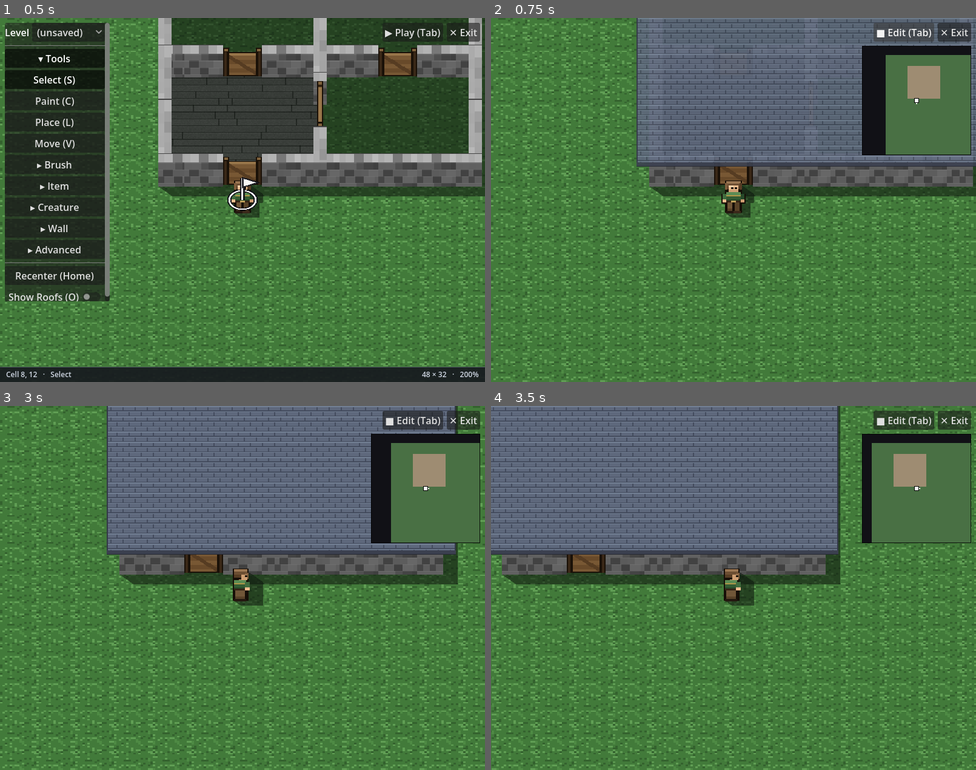
Above: before the commit, frames 1-4 (two rows, left to right).
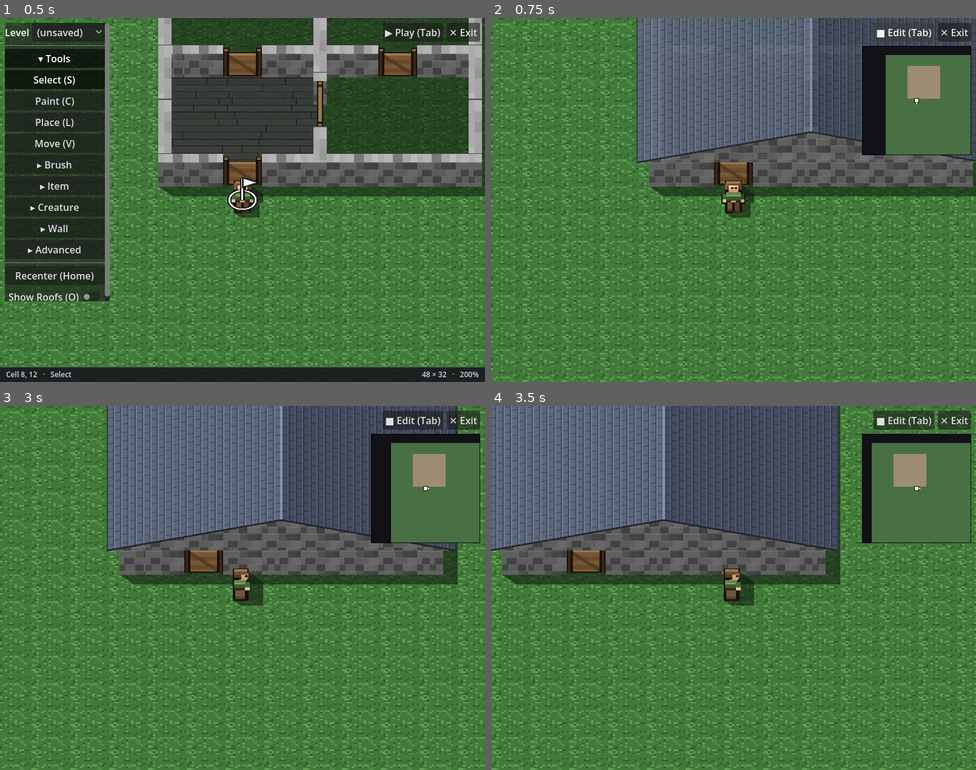
Above: after the commit, the same moments.

Repository: Malcolm-Malloy/grid-quest
Game: Godot game, scene res://main.tscn
Same seed, same stepped clock (60 frames per second), same inputs: the game is played once before the commit and once after it.
Inputs (mouse positions are in pixels of both pictures, inside the frame that each line leads up to):
- Up to frame 1 (0.5 s): no input
- Up to frame 2 (0.75 s): click "▶ Play (Tab)" at 0.5 s
- Up to frame 3 (3 s): click "■ Edit (Tab)" at 1.25 s; click "▶ Play (Tab)" at 2 s; tap Enter at 2.75 s; move the mouse to (349, 569) at 2.77 s; hold Right (ui_right) from 2.78 s (still down); tap Delete at 2.85 s; click (349, 569) at 2.92 s
- Up to frame 4 (3.5 s): keep holding Right (ui_right)

Frame 1 is identical in both runs. In frame 2, 10% of the frame differs, in the area x 30-100%, y 0-41%; in frame 3, 12%; in frame 4, 16%, in the area x 0-72%, y 0-41%.

Commit message:
Roofs: a gable with the point facing the camera
Each footprint row rises to a north-south ridge; the slopes are lit
(west) and shaded (east) top faces, and the gable end is a front face
in the building's own wall texture, trimmed to the front wall. Capture
gains GQ_ZOOM and GQ_NODIALOG.

Co-Authored-By: Claude Opus 5.5 <noreply@anthropic.com>

Diff:
--- a/dev/capture.gd
+++ b/dev/capture.gd
@@ -589,6 +589,16 @@
 	if delay <= 0.0:
 		delay = 0.8
 	await get_tree().create_timer(delay).timeout
+	# GQ_ZOOM="1.0" sets the camera zoom (the default is 2x), to frame a whole building. Applied last, as
+	# entering PLAY re-frames the camera.
+	if OS.get_environment("GQ_ZOOM") != "":
+		var z := float(OS.get_environment("GQ_ZOOM"))
+		main.get_node("Camera2D").zoom = Vector2(z, z)
+	# GQ_NODIALOG=1 hides any open dialog (e.g. a real autosave-recovery prompt) so it can't cover the shot
+	if OS.get_environment("GQ_NODIALOG") == "1":
+		for win in main.find_children("*", "AcceptDialog", true, false):
+			(win as Window).hide()
+		await get_tree().process_frame
 	await RenderingServer.frame_post_draw
 
 	var out := OS.get_environment("GQ_OUT")
--- a/world/roofs.gd
+++ b/world/roofs.gd
@@ -6,10 +6,20 @@
 # covers the whole footprint and hides (a quick fade) while the player stands inside the building, so the
 # interior shows; every other building keeps its roof.
 #
-# Top/front perspective (see the asset perspective model): the roof sits at wall-cap height, so each
-# footprint cell's roof is lifted by WallSegment.WALL_HEIGHT, and a cell on the building's SOUTH edge stops
-# at the bottom of the wall cap, then drops a shaded eave. The south walls' front faces (and their doors)
-# stay visible below the eave, the way a house reads from the front.
+# THE SHAPE: a GABLE with its ridge running NORTH-SOUTH, so the point faces the camera (decided with the
+# user 2026-09-29). Drawn in the top/front perspective (see the asset perspective model):
+#   - The eaves sit at wall-cap height: each footprint cell's roof is lifted by WallSegment.WALL_HEIGHT, and
+#     on the building's SOUTH edge the roof stops at the bottom of the wall cap, so the front walls' faces
+#     (and their doors) stay visible below it.
+#   - Each ROW of the footprint rises from its west and east ends to a ridge down its middle: height grows
+#     by PITCH per pixel inward, and height is drawn as an upward shift, like a wall's cap sits above its
+#     cell. So the roof's north edge pokes up in a "^" and the ridge runs down the centre.
+#   - The two slopes are TOP faces seen from above: the west slope catches the light (the world is lit from
+#     the upper left, which is why shadows fall to the lower right) and the east slope is shaded.
+#   - The GABLE END is a south-facing FRONT face: the triangle between the roof's south edge and the eave
+#     line, filled with that building's own wall texture and colour at the walls' FACE_SHADE, trimmed with
+#     a dark barge board. Rows are drawn north to south, so a nearer section overlaps a farther one, and
+#     wherever a row stands taller than the row in front of it (an L or a U), its gable face shows too.
 #
 # A room ringed by any see-through fence is a pen or paddock, not a building, and gets no roof.
 #
@@ -21,7 +31,7 @@
 const CELL := Grid.CELL
 const LIFT := WallSegment.WALL_HEIGHT       # the roof sits on the wall caps, this far above the cell
 const CAP_BOTTOM := 4.0                     # a wall cap ends this far below its cell's top (WallSegment)
-const EAVE := 5.0                           # depth of the shaded eave hanging below a south-edge cap
+const PITCH := 0.25                         # roof rise per pixel of run (drawn as an upward shift)
 const FADE := 0.2                           # seconds for a roof to fade fully in or out
 const ROW := 6                              # shingle row height (px, World space)
 const SHINGLE := 10                         # shingle width
@@ -31,8 +41,10 @@
 const SLATE_LIT := Color(0.45, 0.50, 0.58)  # the top lip of each shingle row catches the light
 const SLATE_SEAM := Color(0.27, 0.30, 0.37) # the shadowed bottom of a row and the gaps between shingles
 const EDGE := Color(0.20, 0.22, 0.28)       # outline where the roof ends (north / east / west)
-const EAVE_FACE := Color(0.23, 0.25, 0.31)
-const EAVE_DRIP := Color(0.15, 0.16, 0.20)
+const RIDGE := Color(0.52, 0.57, 0.65)      # the ridge cap, lit along its top
+const BARGE := Color(0.14, 0.15, 0.19)      # the trim along a gable end's sloping edges
+const SLOPE_LIT := Color(1, 1, 1)           # west slope, facing the light
+const SLOPE_SHADE := Color(0.72, 0.72, 0.76) # east slope, turned away from it
 
 signal show_in_edit_changed(on: bool)
 
@@ -108,6 +120,8 @@
 	for cells: Dictionary in groups.values():
 		var p := RoofPiece.new()
 		p.cells = cells
+		p.faces = _gable_faces(cells)
+		p.face_clip = _face_clip(cells)
 		p.alpha = _target_shown()
 		add_child(p)
 		_pieces.append(p)
@@ -127,6 +141,44 @@
 					out[n] = true
 	return out
 
+# the [texture, colour] a gable face above each footprint cell is made of: the building's own wall. A wall
+# cell uses itself; a floor or door cell borrows the nearest wall along its row (west first).
+func _gable_faces(cells: Dictionary) -> Dictionary:
+	var out := {}
+	for c: Vector2i in cells:
+		var w := c
+		for step in [0, -1, 1, -2, 2, -3, 3, -4, 4, -6, 6, -8, 8, -12, 12]:
+			var n := c + Vector2i(step, 0)
+			if cells.has(n) and _topo.is_wall(n):
+				w = n
+				break
+		var mat := _obstacles.get_wall_material(w) if _topo.is_wall(w) else "stone"
+		if WallSegment.FENCE.has(mat):
+			mat = "stone"
+		var tex: Texture2D = WallSegment.MATERIALS.get(mat, WallSegment.MATERIALS["stone"])[0]
+		var col := _obstacles.get_wall_color(w) if _topo.is_wall(w) else Color.WHITE
+		out[c] = [tex, Color(col.r * WallSegment.FACE_SHADE, col.g * WallSegment.FACE_SHADE, col.b * WallSegment.FACE_SHADE)]
+	return out
+
+# the side walls are thin rails inside their cells, so the front wall's face stops short of the footprint's
+# west and east edges. A gable face is that wall carried up, so it stops at the same x: for each front
+# (south-edge) cell at the end of a row run, the x range its wall piece actually covers.
+func _face_clip(cells: Dictionary) -> Dictionary:
+	var out := {}
+	for c: Vector2i in cells:
+		if cells.has(c + Vector2i.DOWN) or not _topo.is_wall(c):
+			continue
+		if cells.has(c + Vector2i.LEFT) and cells.has(c + Vector2i.RIGHT):
+			continue
+		var lo := INF
+		var hi := -INF
+		for r: Rect2 in _obstacles.wall_piece_rects({c: true}):
+			lo = minf(lo, r.position.x)
+			hi = maxf(hi, r.end.x)
+		if lo < hi:
+			out[c] = Vector2(lo, hi)
+	return out
+
 func _is_fence(c: Vector2i) -> bool:
 	return _topo.is_wall(c) and WallSegment.FENCE.has(_obstacles.get_wall_material(c))
 
@@ -139,22 +191,23 @@
 static func _union(parent: Array, a: int, b: int) -> void:
 	parent[_find(parent, a)] = _find(parent, b)
 
-# one shingle repeat: two rows (the second staggered by half a shingle), each with a lit top lip, a
-# shadowed bottom seam and a gap on the left of every shingle. Built once, shared by every roof.
+# one shingle repeat for a slope, laid in SLOPE space: u runs from the eave up toward the ridge, v along
+# the ridge. Two courses (the second's joints staggered by half a shingle), each with a lit lip at its
+# lower edge, a shadowed seam at its upper edge and a joint between shingles. Built once, shared.
 static var _tile: ImageTexture
 
 static func shingle_tile() -> ImageTexture:
 	if _tile != null:
 		return _tile
-	var img := Image.create(SHINGLE, ROW * 2, false, Image.FORMAT_RGBA8)
+	var img := Image.create(ROW * 2, SHINGLE, false, Image.FORMAT_RGBA8)
 	img.fill(SLATE)
-	for row in 2:
-		var y0 := row * ROW
-		for x in SHINGLE:
-			img.set_pixel(x, y0, SLATE_LIT)
-			img.set_pixel(x, y0 + ROW - 1, SLATE_SEAM)
-		for y in range(y0 + 1, y0 + ROW - 1):
-			img.set_pixel((STAGGER * row) % SHINGLE, y, SLATE_SEAM)
+	for course in 2:
+		var u0 := course * ROW
+		for v in SHINGLE:
+			img.set_pixel(u0, v, SLATE_LIT)
+			img.set_pixel(u0 + ROW - 1, v, SLATE_SEAM)
+		for u in range(u0 + 1, u0 + ROW - 1):
+			img.set_pixel(u, (STAGGER * course) % SHINGLE, SLATE_SEAM)
 	_tile = ImageTexture.create_from_image(img)
 	return _tile
 
@@ -196,26 +249,157 @@
 		else:
 			visibility_layer &= ~FloorHighlightMask.MASK_BIT
 
+	# per footprint cell: [texture, colour] for a gable face above it (see Roofs._gable_faces)
+	var faces: Dictionary = {}
+	# front cells at a run's end -> Vector2(x0, x1), the x range their wall face covers (Roofs._face_clip)
+	var face_clip: Dictionary = {}
+	var _spans: Dictionary = {} # cell -> Vector2(west x, east x) of its row's run, in World px
+
 	func _draw() -> void:
+		_spans = _row_spans()
+		var rows := {}
 		for c: Vector2i in cells:
-			var x := float(c.x * CELL)
-			var top := float(c.y * CELL)
-			var south_edge := not cells.has(c + Vector2i.DOWN)
-			var y0 := top - LIFT
-			var y1 := top + CAP_BOTTOM if south_edge else top + CELL - LIFT
-			_shingles(Rect2(x, y0, CELL, y1 - y0))
+			rows[c.y] = true
+		var order := rows.keys()
+		order.sort() # north to south: nearer rows draw over farther ones
+		for y: int in order:
+			for c: Vector2i in cells:
+				if c.y == y:
+					_draw_slopes(c)
+			for c: Vector2i in cells:
+				if c.y == y:
+					_draw_face(c)
+
+	# every row of the footprint split into its contiguous runs; each cell maps to its run's [west, east]
+	func _row_spans() -> Dictionary:
+		var out := {}
+		for c: Vector2i in cells:
+			if out.has(c):
+				continue
+			var w := c.x
+			while cells.has(Vector2i(w - 1, c.y)):
+				w -= 1
+			var e := c.x
+			while cells.has(Vector2i(e + 1, c.y)):
+				e += 1
+			var span := Vector2(w * CELL, (e + 1) * CELL)
+			for x in range(w, e + 1):
+				out[Vector2i(x, c.y)] = span
+		return out
+
+	# the roof's height (as an upward shift, px) at World x over cell `c`'s row run; 0 off the footprint
+	func _h(c: Vector2i, x: float) -> float:
+		if not _spans.has(c):
+			return 0.0
+		var sp: Vector2 = _spans[c]
+		return maxf(minf(x - sp.x, sp.y - x), 0.0) * PITCH
+
+	func _ridge_x(c: Vector2i) -> float:
+		var sp: Vector2 = _spans[c]
+		return (sp.x + sp.y) / 2.0
+
+	# the eave line (roof height 0) at the north and south of cell `c`, in World y
+	func _eave_top(c: Vector2i) -> float:
+		return c.y * CELL - LIFT
+
+	func _eave_bottom(c: Vector2i) -> float:
+		var top := float(c.y * CELL)
+		return top + CAP_BOTTOM if not cells.has(c + Vector2i.DOWN) else top + CELL - LIFT
+
+	# cell `c`'s x range cut at its ridge, if the ridge crosses it
+	func _cuts(c: Vector2i) -> Array[float]:
+		var a := float(c.x * CELL)
+		var b := a + CELL
+		var out: Array[float] = [a]
+		var rx := _ridge_x(c)
+		if rx > a and rx < b:
+			out.append(rx)
+		out.append(b)
+		return out
+
+	func _draw_slopes(c: Vector2i) -> void:
+		var y0 := _eave_top(c)
+		var y1 := _eave_bottom(c)
+		var sp: Vector2 = _spans[c]
+		var rx := _ridge_x(c)
+		var xs := _cuts(c)
+		for i in xs.size() - 1:
+			var p := xs[i]
+			var q := xs[i + 1]
+			var west := q <= rx
+			var hp := _h(c, p)
+			var hq := _h(c, q)
+			var pts := PackedVector2Array([Vector2(p, y0 - hp), Vector2(q, y0 - hq), Vector2(q, y1 - hq), Vector2(p, y1 - hp)])
+			# slope space: u from this side's eave toward the ridge, v along the ridge (World y)
+			var up := (p - sp.x) if west else (sp.y - p)
+			var uq := (q - sp.x) if west else (sp.y - q)
+			var tw := float(ROW * 2)
+			var th := float(SHINGLE)
+			var uvs := PackedVector2Array([Vector2(up / tw, y0 / th), Vector2(uq / tw, y0 / th),
+					Vector2(uq / tw, y1 / th), Vector2(up / tw, y1 / th)])
+			draw_colored_polygon(pts, SLOPE_LIT if west else SLOPE_SHADE, uvs, Roofs.shingle_tile())
 			if not cells.has(c + Vector2i.UP):
-				draw_rect(Rect2(x, y0, CELL, 1), EDGE)
-			if not cells.has(c + Vector2i.LEFT):
-				draw_rect(Rect2(x, y0, 1, y1 - y0), EDGE)
-			if not cells.has(c + Vector2i.RIGHT):
-				draw_rect(Rect2(x + CELL - 1, y0, 1, y1 - y0), EDGE)
-			if south_edge:
-				draw_rect(Rect2(x, y1, CELL, EAVE - 1), EAVE_FACE)
-				draw_rect(Rect2(x, y1 + EAVE - 1, CELL, 1), EAVE_DRIP)
-
-	# slate shingles over `r`, sampled from a tile anchored at the World origin so neighbouring cells join
-	# seamlessly (WallSegment._stamp's trick): one draw per cell instead of one per shingle
-	func _shingles(r: Rect2) -> void:
-		var src := Rect2(fposmod(r.position.x, SHINGLE), fposmod(r.position.y, ROW * 2), r.size.x, r.size.y)
-		draw_texture_rect_region(Roofs.shingle_tile(), r, src)
+				draw_line(pts[0], pts[1], EDGE, 1.0) # the roof's far (north) edge
+		# the ridge cap, and the side eaves where the run ends
+		if rx >= xs[0] and rx < xs[xs.size() - 1]:
+			var hr := _h(c, rx)
+			draw_line(Vector2(rx, y0 - hr), Vector2(rx, y1 - hr), RIDGE, 2.0)
+		if is_equal_approx(xs[0], sp.x):
+			draw_line(Vector2(xs[0] + 0.5, y0), Vector2(xs[0] + 0.5, y1), EDGE, 1.0)
+		if is_equal_approx(xs[xs.size() - 1], sp.y):
+			draw_line(Vector2(sp.y - 0.5, y0), Vector2(sp.y - 0.5, y1), EDGE, 1.0)
+
+	# the south-facing face below cell `c`'s roof: from its height down to the roof in front of it (or to the
+	# eave line, on the building's front), wherever this row stands taller
+	func _draw_face(c: Vector2i) -> void:
+		var below := c + Vector2i.DOWN
+		var y := _eave_bottom(c)
+		var xs := _cuts(c)
+		if cells.has(below):
+			var rb := _ridge_x(below)
+			if rb > xs[0] and rb < xs[xs.size() - 1] and not xs.has(rb):
+				xs.append(rb)
+				xs.sort()
+		if face_clip.has(c):
+			var clip: Vector2 = face_clip[c]
+			var kept: Array[float] = [maxf(xs[0], clip.x)]
+			for x in xs:
+				if x > kept[0] and x < minf(xs[xs.size() - 1], clip.y):
+					kept.append(x)
+			kept.append(minf(xs[xs.size() - 1], clip.y))
+			xs = kept
+		# split further where the two profiles cross, so every piece is one simple quad or triangle
+		var pts_x: Array[float] = []
+		for i in xs.size() - 1:
+			var p := xs[i]
+			var q := xs[i + 1]
+			pts_x.append(p)
+			var dp := _h(c, p) - _h(below, p)
+			var dq := _h(c, q) - _h(below, q)
+			if dp * dq < 0.0:
+				pts_x.append(p + (q - p) * dp / (dp - dq))
+		pts_x.append(xs[xs.size() - 1])
+		var face: Array = faces.get(c, [null, Color.WHITE])
+		var tex: Texture2D = face[0]
+		for i in pts_x.size() - 1:
+			var p := pts_x[i]
+			var q := pts_x[i + 1]
+			var up := _h(c, p)
+			var uq := _h(c, q)
+			var lp := minf(_h(below, p), up)
+			var lq := minf(_h(below, q), uq)
+			if up - lp <= 0.01 and uq - lq <= 0.01:
+				continue
+			var pts := PackedVector2Array()
+			pts.append(Vector2(p, y - up))
+			pts.append(Vector2(q, y - uq))
+			if uq - lq > 0.01:
+				pts.append(Vector2(q, y - lq))
+			if up - lp > 0.01:
+				pts.append(Vector2(p, y - lp))
+			var uvs := PackedVector2Array()
+			if tex != null:
+				for v in pts:
+					uvs.append(Vector2(v.x / tex.get_width(), v.y / tex.get_height()))
+			draw_colored_polygon(pts, face[1], uvs, tex)
+			draw_line(pts[0], pts[1], BARGE, 2.0) # the barge board along the gable's sloping edge
Not shown, changed: ROADMAP.md
